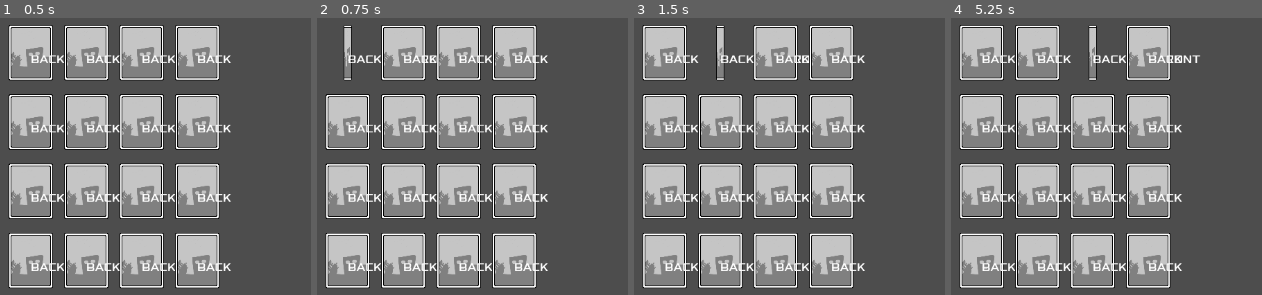
Above: before the commit, frames 1-4 (left to right).
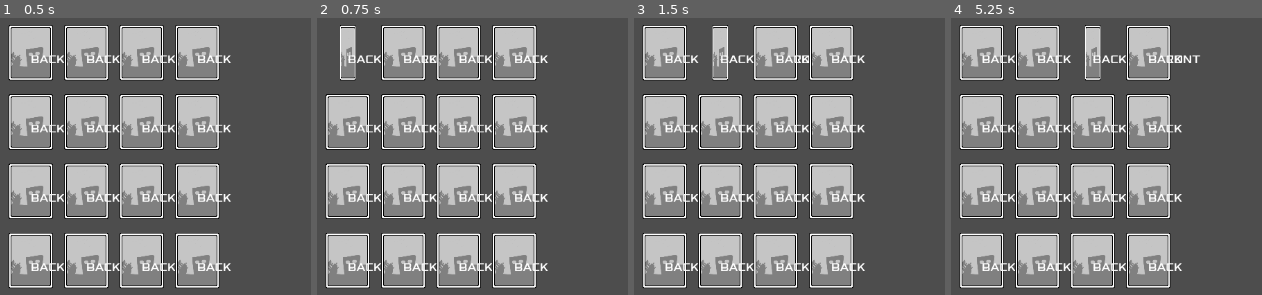
Above: after the commit, the same moments.

Repository: syun77/gd_memory
Game: Godot game, scene res://Main.tscn
Two runs of this game, one before a commit and one after it. Both use one fixed random seed, a clock stepped at 60 frames per second and the inputs below.
Inputs (mouse positions are in pixels of both pictures, inside the frame that each line leads up to):
- Up to frame 1 (0.5 s): no input
- Up to frame 2 (0.75 s): tap Enter at 0.5 s; move the mouse to (348, 54) at 0.52 s; click (348, 54) at 0.6 s
- Up to frame 3 (1.5 s): tap R (reset) at 1.25 s; move the mouse to (721, 54) at 1.27 s; click (721, 54) at 1.35 s
- Up to frame 4 (5.25 s): tap R (reset) at 2, 2.75, 3.5, 4.15, 5 s; click (1038, 54) at 2.1 s; click (1038, 54) at 2.85 s; click (1038, 54) at 3.6 s; click (1038, 54) at 4.35 s; move the mouse to (1094, 54) at 5.02 s; click (1094, 54) at 5.1 s

Frame 1 is identical in both runs. In frame 2, 0.7% of the frame differs, in the area x 7-13%, y 2-23%; in frame 3, 0.6%; in frame 4, 0.6%.

Commit message:
マッチしなかったときの処理を実装中

Diff:
--- a/gd_memory/Main.gd
+++ b/gd_memory/Main.gd
@@ -13,8 +13,8 @@
 const GRID_CNT_W = 4
 const GRID_CNT_H = 4
 
-## マッチしなかったときの待ち時間.
-const TIMER_WAIT = 1.0
+## カードをめくった後の待ち時間.
+const TIMER_WAIT = 0.5
 
 ## 状態.
 enum eState {
@@ -110,9 +110,13 @@
 			return # すべてが表向きになるまで待つ.
 
 	# さらに待つ.
+	if _timer == 0:
+		if _check_erase(false) == false:
+			# 消せない.
+			pass
 	_timer += delta
 	if _timer > TIMER_WAIT:
-		if _check_erase():
+		if _check_erase(true):
 			# 消せたのでめくったカード情報を消す.
 			_front_cards.clear()
 		else:
@@ -134,7 +138,8 @@
 	pass
 
 ## 消去チェック.
-func _check_erase() -> bool:
+## @param is_erase 消去も同時に行うかどうか.
+func _check_erase(is_erase:bool) -> bool:
 	var ret = false # マッチしたカードがあるかどうか.
 	var list = []
 	for i in range(Card.eId.size()):
@@ -146,10 +151,16 @@
 		# カウントだけする.
 		list[c.id] += 1
 
-	print(list)
-
 	for idx in range(list.size()):
 		if list[idx] < 2:
+			# マッチしなかった
+			for card in _card_layer.get_children():
+				var c = card as Card
+				if c.is_front == false:
+					continue # 対象カードは表のものだけ.
+				if c.idx == idx:
+					# 揺らす.
+					c.shake()
 			continue
 
 		# マッチしたカードがある.
@@ -161,7 +172,9 @@
 			if c.is_front == false:
 				continue # 対象カードは表のものだけ.
 			if c.id == idx:
-				c.vanish()
+				if is_erase:
+					# 消去する.
+					c.vanish()
 
 	return ret
 
--- a/gd_memory/project.godot
+++ b/gd_memory/project.godot
@@ -15,6 +15,10 @@
 config/features=PackedStringArray("4.1", "Forward Plus")
 config/icon="res://icon.svg"
 
+[autoload]
+
+Ease="*res://src/common/Ease.gd"
+
 [input]
 
 reset={
--- a/gd_memory/src/Card.gd
+++ b/gd_memory/src/Card.gd
@@ -10,6 +10,7 @@
 ## ひっくり返る時間.
 const TIME_ROTATE = 0.3
 const TIME_VANISH = 0.5 # 消滅時間.
+const TIME_SHAKE = 0.5 # 揺れ時間.
 
 ## カードID.
 enum eId {
@@ -52,12 +53,16 @@
 var _state = eState.BACK
 ## タイマー.
 var _timer = 0.0
+## フレームカウンタ.
+var _cnt = 0
 ## 選択しているかどうか.
 var _selected = false
 ## 点滅タイマー.
 var _blink_timer = 0.0
 ## ディレイタイマー.
 var _delay_timer = 0.0
+## 揺れ時間.
+var _shake_timer = 0.0
 
 # --------------------------------------------
 # public functions.
@@ -69,6 +74,10 @@
 	_id = id
 
 	_front.texture = load("res://assets/images/card_%02d.png"%id)
+
+## 揺れ開始.
+func shake() -> void:
+	_shake_timer = TIME_SHAKE
 
 ## 消滅する.
 func vanish() -> void:
@@ -100,7 +109,8 @@
 	pass
 
 ## 更新.
-func _process(delta: float) -> void:
+func _physics_process(delta: float) -> void:
+	_cnt += 1
 	_update_debug()
 
 	_blink_timer += delta
@@ -108,6 +118,9 @@
 	if _delay_timer > 0.0:
 		_delay_timer -= delta
 		return
+
+	# 揺れ更新.
+	_update_shake(delta)
 
 	var time_half = TIME_ROTATE / 2.0
 	var time_total = TIME_ROTATE
@@ -157,8 +170,9 @@
 				_state = eState.BACK
 		eState.VANISH:
 			# 消滅.
-			var rate = _timer / TIME_VANISH
-			_front.scale = Vector2.ONE * (1 + rate)
+			var rate = Ease.cube_out(_timer / TIME_VANISH)
+			var scale = 1 + rate
+			_front.scale = Vector2.ONE * scale
 			_front.modulate.a = 1 - rate
 			# 以下の処理は行わない.
 			if _timer >= TIME_VANISH:
@@ -186,6 +200,19 @@
 				_white.modulate.a = 0
 				_white.visible = false
 
+func _update_shake(delta:float) -> void:
+	_shake_timer = max(_shake_timer-delta, 0.0)
+	var offset = Vector2.ZERO
+	if _shake_timer > 0.0:
+		var rate = _shake_timer / TIME_SHAKE
+		var sign = 1
+		if _cnt%4 < 2:
+			sign = -1
+		offset.x = 4 * sign * rate
+		offset.y = randf_range(-2, 2) * rate
+	_front.offset = offset
+	_back.offset = offset
+
 func _update_debug() -> void:
 	_label.text = eState.keys()[_state]
 # --------------------------------------------
--- /dev/null
+++ b/gd_memory/src/common/Ease.gd
@@ -0,0 +1,282 @@
+extends Node2D
+
+# ===================================
+# イージング関数定義
+# ===================================
+class_name Easing
+
+enum eType {
+	LINEAR, # 線形
+	QUAD_IN,   # 二次関数
+	QUAD_OUT,
+	QUAD_INOUT,
+	CUBE_IN,   # 三次関数
+	CUBE_OUT,
+	CUBE_INOUT,
+	QUART_IN,  # 四次関数
+	QUART_OUT,
+	QUART_INOUT,
+	QUINT_IN,  # 五次関数
+	QUINT_OUT,
+	QUINT_INOUT,
+	SMOOTH_STEP_IN,   # スムーズ曲線
+	SMOOTH_STEP_OUT,
+	SMOOTH_STEP_INOUT,
+	SMOOTHER_STEP_IN, # よりスムーズな曲線
+	SMOOTHER_STEP_OUT,
+	SMOOTHER_STEP_INOUT,
+	SIN_IN,    # SIN関数
+	SIN_OUT,
+	SIN_INOUT,
+	BOUNCE_IN, # バウンス
+	BOUNCE_OUT,
+	BOUNCE_INOUT,
+	CIRC_IN,   # サークル
+	CIRC_OUT,
+	CIRC_INOUT,
+	EXPO_IN,   # 指数関数
+	EXPO_OUT,
+	EXPO_INOUT,
+	BACK_IN,   # バック
+	BACK_OUT,
+	BACK_INOUT,
+	ELASTIC_IN, # 弾力関数
+	ELASTIC_OUT,
+	ELASTIC_INOUT,
+}
+
+# 一次関数
+func linear(t:float) -> float:
+	return t
+
+# 二次関数
+func quad_in(t:float) -> float:
+	return t * t
+func quad_out(t:float) -> float:
+	return -t * (t - 2)
+func quad_in_out(t:float) -> float:
+	if t <= 0.5:
+		return t * t * 2
+	else:
+		return 1 - (t - 1) * (t - 1) * 2
+
+# 三次関数
+func cube_in(t:float) -> float:
+	return t * t * t
+func cube_out(t:float) -> float:
+	return 1 + (t - 1) * (t - 1) * (t - 1)
+func cube_in_out(t:float) -> float:
+	if t <= 0.5:
+		return t * t * t * 4
+	else :
+		return 1 + (t - 1) * (t - 1) * (t - 1) * 4
+
+# 四次関数
+func quart_in(t:float) -> float:
+	return t * t * t * t
+func quart_out(t:float) -> float:
+	return 1 - (t - 1) * (t - 1) * (t - 1) * (t - 1)
+func quart_in_out(t:float) -> float:
+	if t <= 0.5:
+		return t * t * t * t * 8
+	else:
+		t = t * 2 - 2
+		return (1 - t * t * t * t) / 2 + 0.5
+
+# 五次関数
+func quint_in(t:float) -> float:
+	return t * t * t * t * t
+func quint_out(t:float) -> float:
+	t = t - 1
+	return t * t * t * t * t + 1
+func quint_in_out(t:float) -> float:
+	t *= 2
+	if (t < 1):
+		return (t * t * t * t * t) / 2
+	else:
+		t -= 2
+		return (t * t * t * t * t + 2) / 2
+
+# スムーズ曲線
+func smooth_step_in(t:float) -> float:
+	return 2 * smooth_step_in_out(t / 2)
+func smooth_step_out(t:float) -> float:
+	return 2 * smooth_step_in_out(t / 2 + 0.5) - 1
+func smooth_step_in_out(t:float) -> float:
+	return t * t * (t * -2 + 3)
+
+# よりスムーズな曲線
+func smoother_step_in(t:float) -> float:
+	return 2 * smoother_step_in_out(t / 2)
+func smoother_step_out(t:float) -> float:
+	return 2 * smoother_step_in_out(t / 2 + 0.5) - 1
+func smoother_step_in_out(t:float) -> float:
+	return t * t * t * (t * (t * 6 - 15) + 10)
+
+# SIN関数(0〜90度)
+func sine_in(t:float) -> float:
+	return -cos(PI/2 * t) + 1
+func sine_out(t:float) -> float:
+	return sin(PI/2 * t)
+func sine_in_out(t:float) -> float:
+	return -cos(PI * t) / 2 + .5
+
+
+# バウンス関数
+const B1 = 1 / 2.75
+const B2 = 2 / 2.75
+const B3 = 1.5 / 2.75
+const B4 = 2.5 / 2.75
+const B5 = 2.25 / 2.75
+const B6 = 2.625 / 2.75
+func bounce_in(t:float) -> float:
+	t = 1 - t
+	if (t < B1): return 1 - 7.5625 * t * t
+	if (t < B2): return 1 - (7.5625 * (t - B3) * (t - B3) + .75)
+	if (t < B4): return 1 - (7.5625 * (t - B5) * (t - B5) + .9375)
+
+	return 1 - (7.5625 * (t - B6) * (t - B6) + .984375)
+
+func bounce_out(t:float) -> float:
+	if (t < B1): return 7.5625 * t * t
+	if (t < B2): return 7.5625 * (t - B3) * (t - B3) + .75
+	if (t < B4): return 7.5625 * (t - B5) * (t - B5) + .9375
+
+	return 7.5625 * (t - B6) * (t - B6) + .984375
+
+func bounce_in_out(t:float) -> float:
+	if (t < .5):
+		t = 1 - t * 2
+		if (t < B1): return (1 - 7.5625 * t * t) / 2
+		if (t < B2): return (1 - (7.5625 * (t - B3) * (t - B3) + .75)) / 2
+		if (t < B4): return (1 - (7.5625 * (t - B5) * (t - B5) + .9375)) / 2
+
+		return (1 - (7.5625 * (t - B6) * (t - B6) + .984375)) / 2
+	else:
+		t = t * 2 - 1
+		if (t < B1): return (7.5625 * t * t) / 2 + .5
+		if (t < B2): return (7.5625 * (t - B3) * (t - B3) + .75) / 2 + .5
+		if (t < B4): return (7.5625 * (t - B5) * (t - B5) + .9375) / 2 + .5
+
+		return (7.5625 * (t - B6) * (t - B6) + .984375) / 2 + .5
+
+# 円
+func circ_in(t:float) -> float:
+	return -(sqrt(1 - t * t) - 1)
+func circ_out(t:float) -> float:
+	return sqrt(1 - (t - 1) * (t - 1))
+func circ_in_out(t:float) -> float:
+	if t <= .5:
+		return (sqrt(1 - t * t * 4) - 1) / -2
+	else:
+		return (sqrt(1 - (t * 2 - 2) * (t * 2 - 2)) + 1) / 2
+
+# 指数関数
+func expo_in(t:float) -> float:
+	return pow(2, 10 * (t - 1))
+func expo_out(t:float) -> float:
+	return -pow(2, -10*t) + 1
+func expo_in_out(t:float) -> float:
+	if t < .5:
+		return pow(2, 10 * (t * 2 - 1)) / 2
+	else:
+		return (-pow(2, -10 * (t * 2 - 1)) + 2) / 2
+
+# バック
+func back_in(t:float) -> float:
+	return t * t * (2.70158 * t - 1.70158)
+func back_out(t:float) -> float:
+	return 1 - (t - 1) * (t-1) * (-2.70158 * (t-1) - 1.70158)
+func back_in_out(t:float) -> float:
+	t *= 2
+	if (t < 1):
+		return t * t * (2.70158 * t - 1.70158) / 2
+	else:
+		t -= 1
+		return (1 - (t - 1) * (t - 1) * (-2.70158 * (t - 1) - 1.70158)) / 2 + .5
+
+# 弾力関数
+const ELASTIC_AMPLITUDE = 1.0
+const ELASTIC_PERIOD = 0.4
+func elastic_in(t:float) -> float:
+	t -= 1
+	return -(ELASTIC_AMPLITUDE * pow(2, 10 * t) * sin( (t - (ELASTIC_PERIOD / (2 * PI) * asin(1 / ELASTIC_AMPLITUDE))) * (2 * PI) / ELASTIC_PERIOD))
+func elastic_out(t:float) -> float:
+	return (ELASTIC_AMPLITUDE * pow(2, -10 * t) * sin((t - (ELASTIC_PERIOD / (2 * PI) * asin(1 / ELASTIC_AMPLITUDE))) * (2 * PI) / ELASTIC_PERIOD) + 1)
+func elastic_in_out(t:float) -> float:
+	if (t < 0.5):
+		t -= 0.5
+		return -0.5 * (pow(2, 10 * t) * sin((t - (ELASTIC_PERIOD / 4)) * (2 * PI) / ELASTIC_PERIOD))
+	else:
+		t -= 0.5
+		return pow(2, -10 * t) * sin((t - (ELASTIC_PERIOD / 4)) * (2 * PI) / ELASTIC_PERIOD) * 0.5 + 1
+
+func exec(type:int, t:float) -> float:
+	var function = get_function(type)
+	return function.call(t)
+
+# @param v 0.0〜1.0
+func step(type:int, start:float, end:float, v:float) -> float:
+	if start == end:
+		return start # 開始と終了が同じ
+	var a = start
+	var b = end
+	if v <= 0.0:
+		# 開始より小さい
+		return start
+	if v >= 1.0:
+		# 終了より大きい
+		return end
+	var d = b - a
+	var t = v
+
+	var func_name = get_function(type)
+	return a + (d * call(func_name, t))
+
+
+func get_function(type:int) -> String:
+	var tbl = {
+		eType.LINEAR: "linear", # 線形
+		eType.QUAD_IN: "quad_in",   # 二次関数
+		eType.QUAD_OUT: "quad_out",
+		eType.QUAD_INOUT: "quad_in_out",
+		eType.CUBE_IN: "cube_in",   # 三次関数
+		eType.CUBE_OUT: "cube_out",
+		eType.CUBE_INOUT: "cube_in_out",
+		eType.QUART_IN: "quart_in",  # 四次関数
+		eType.QUART_OUT: "quart_out",
+		eType.QUART_INOUT: "quart_in_out",
+		eType.QUINT_IN: "quint_in",  # 五次関数
+		eType.QUINT_OUT: "quint_out",
+		eType.QUINT_INOUT: "quint_in_out",
+		eType.SMOOTH_STEP_IN: "smooth_step_in",   # スムーズ曲線
+		eType.SMOOTH_STEP_OUT: "smooth_step_out",
+		eType.SMOOTH_STEP_INOUT: "smooth_step_in_out",
+		eType.SMOOTHER_STEP_IN: "smoother_step_in", # よりスムーズな曲線
+		eType.SMOOTHER_STEP_OUT: "smoother_step_out",
+		eType.SMOOTHER_STEP_INOUT: "smoother_step_in_out",
+		eType.SIN_IN: "sine_in",    # SIN関数
+		eType.SIN_OUT: "sine_out",
+		eType.SIN_INOUT: "sine_in_out",
+		eType.BOUNCE_IN: "bounce_in", # バウンス
+		eType.BOUNCE_OUT: "bounce_out",
+		eType.BOUNCE_INOUT: "bounce_in_out",
+		eType.CIRC_IN: "circ_in",   # サークル
+		eType.CIRC_OUT: "circ_out",
+		eType.CIRC_INOUT: "circ_in_out",
+		eType.EXPO_IN: "expo_in",   # 指数関数
+		eType.EXPO_OUT: "expo_out",
+		eType.EXPO_INOUT: "expo_in_out",
+		eType.BACK_IN: "back_in",   # バック
+		eType.BACK_OUT: "back_out",
+		eType.BACK_INOUT: "back_inout",
+		eType.ELASTIC_IN: "elastic_in", # 弾力関数
+		eType.ELASTIC_OUT: "elastic_out",
+		eType.ELASTIC_INOUT: "elastic_in_out",
+	}
+
+	if tbl.has(type):
+		return tbl[type]
+	else:
+		print("未定義のイージング関数: %d"%type)
+		return "linear"
Renamed: gd_memory/src/Array2.gd -> gd_memory/src/common/Array2.gd
